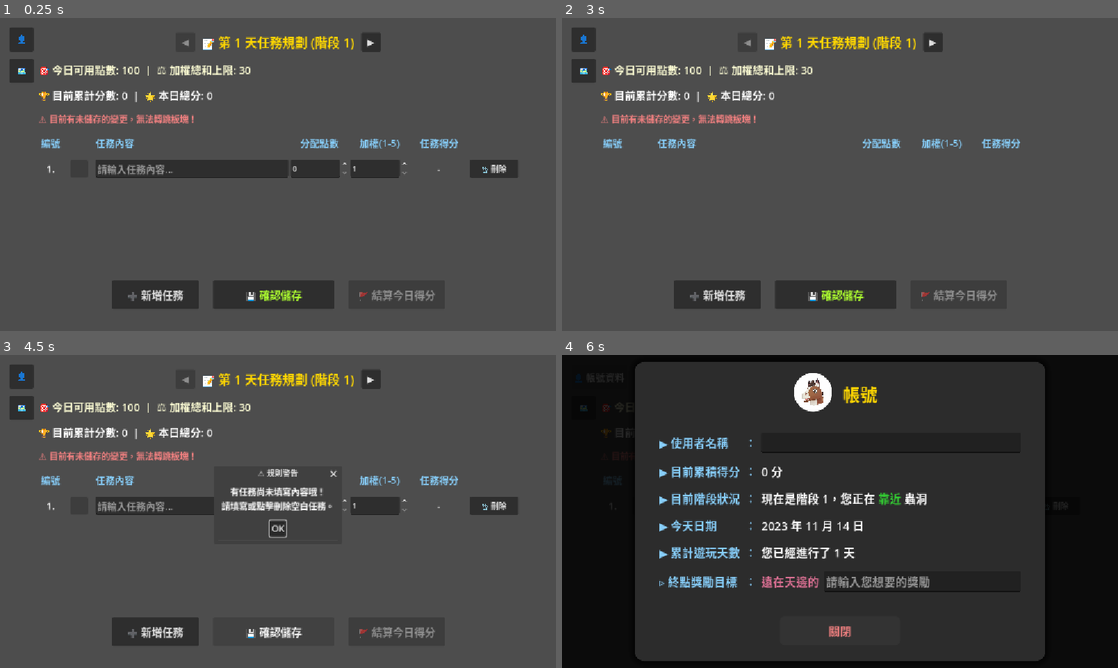
Above: before the commit, frames 1-4 (two rows, left to right).
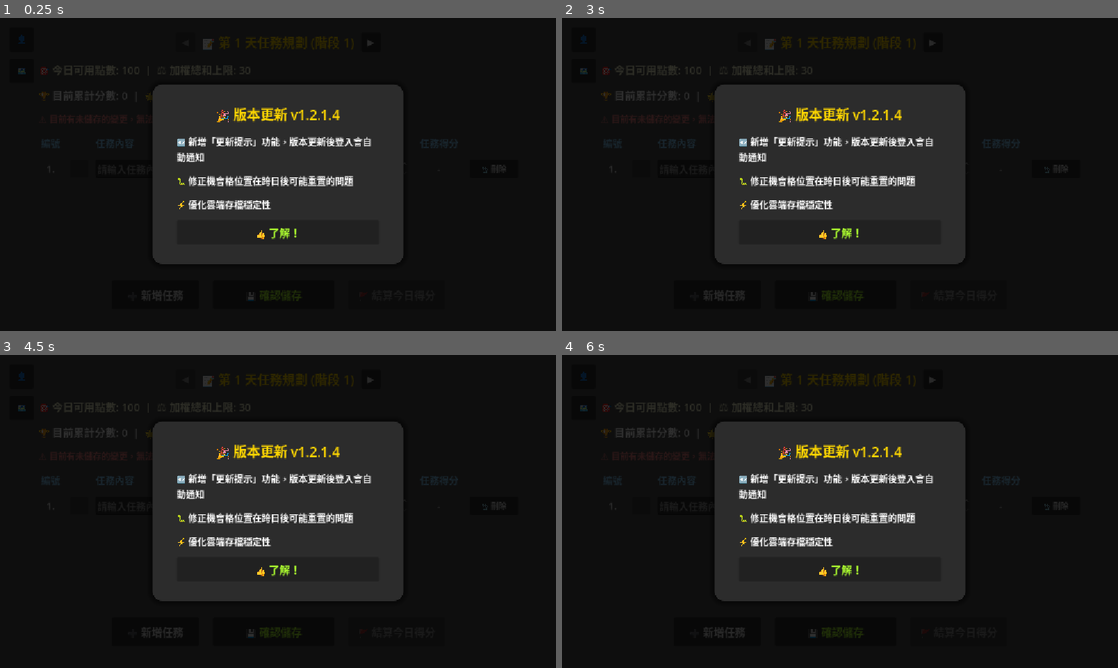
Above: after the commit, the same moments.

Repository: mirloss695/todo-monopoly
Game: Godot game, scene res://main.tscn
Two runs of this game, one before a commit and one after it. Both use one fixed random seed, a clock stepped at 60 frames per second and the inputs below. This scene is started directly instead of the project's main scene.
Inputs (mouse positions are in pixels of both pictures, inside the frame that each line leads up to):
- Up to frame 1 (0.25 s): no input
- Up to frame 2 (3 s): click (756, 168) at 0.52 s; type "12" at 0.6 s; click "▶" at 1.25 s; click (712, 43) at 2 s, where only the run before the commit has a clickable "◀"; click "🗑️ 刪除" at 2.75 s
- Up to frame 3 (4.5 s): click "➕ 新增任務" at 3.5 s; click "💾 確認儲存" at 4.25 s
- Up to frame 4 (6 s): click (840, 530) at 5 s, where only the run before the commit has a clickable "OK"; click "👤" at 5.75 s

The runs differ from the first frame. In frame 1, 97% of the frame differs, in the area x 0-100%, y 0-100%; in frame 2, 100%; in frame 3, 95%; in frame 4, 47%.

Commit message:
新增版本更新提示功能
新增 login/update_notice.gd，玩家登入後會自動檢查是否有未看過的版本公告，若有則彈出更新內容視窗，點「了解」後關閉並記錄已讀，下次登入不再重複顯示。開發者只需修改檔案內的 CURRENT_VERSION 和 CHANGELOG 即可發佈新公告。

同步修改：
save_manager.gd：新增 last_seen_version 變數，並在存檔/讀檔的 _build_save_dict() 和 _apply_save() 中加入該欄位，用於記錄玩家已讀的版本號。
main.gd：在 _ready() 中，先切換到任務規劃頁面再呼叫 await UpdateNotice.new().try_show(self)，確保彈窗背景為任務頁面而非帳號面板。

Bug 修正：彈窗內的確認按鈕使用陣列包裝布林值（var done = [false]），解決 GDScript lambda 無法修改外部值類型變數導致按鈕點擊無反應的問題。

Diff:
--- /dev/null
+++ b/login/update_notice.gd
@@ -0,0 +1,99 @@
+class_name UpdateNotice
+## 版本更新提示視窗
+## 使用方式：await UpdateNotice.new().try_show(host_control)
+## 若玩家已看過此版本的公告則自動跳過
+
+## ── 在這裡編輯版本號與更新內容 ──
+const CURRENT_VERSION = "1.2.1.4"
+const CHANGELOG = [
+	"🆕 新增「更新提示」功能，版本更新後登入會自動通知",
+	"🐛 修正機會格位置在跨日後可能重置的問題",
+	"⚡ 優化雲端存檔穩定性",
+]
+
+## 檢查是否需要顯示，需要則彈窗並等待玩家關閉
+func try_show(host: Control) -> void:
+	var last_seen = SaveManager.last_seen_version
+	if last_seen == CURRENT_VERSION:
+		return  # 已看過，跳過
+
+	# 記錄已讀
+	SaveManager.last_seen_version = CURRENT_VERSION
+
+	await _show_popup(host)
+
+	# 存檔讓下次不再顯示
+	SaveManager.save_to_cloud()
+
+## ── 建構並顯示彈窗 ──
+func _show_popup(host: Control) -> void:
+	var overlay = ColorRect.new()
+	overlay.color = Color(0, 0, 0, 0.82)
+	overlay.set_anchors_preset(Control.PRESET_FULL_RECT)
+	overlay.z_index = 200
+	host.add_child(overlay)
+
+	var center = CenterContainer.new()
+	center.set_anchors_preset(Control.PRESET_FULL_RECT)
+	center.z_index = 201
+	host.add_child(center)
+
+	var panel = PanelContainer.new()
+	var ps = StyleBoxFlat.new()
+	ps.bg_color = Color("#2C2C2C")
+	ps.corner_radius_top_left = 20
+	ps.corner_radius_top_right = 20
+	ps.corner_radius_bottom_left = 20
+	ps.corner_radius_bottom_right = 20
+	ps.shadow_color = Color(0, 0, 0, 0.5)
+	ps.shadow_size = 12
+	panel.add_theme_stylebox_override("panel", ps)
+	center.add_child(panel)
+
+	var pm = MarginContainer.new()
+	pm.add_theme_constant_override("margin_top", 40)
+	pm.add_theme_constant_override("margin_bottom", 40)
+	pm.add_theme_constant_override("margin_left", 50)
+	pm.add_theme_constant_override("margin_right", 50)
+	panel.add_child(pm)
+
+	var vb = VBoxContainer.new()
+	vb.add_theme_constant_override("separation", 20)
+	vb.alignment = BoxContainer.ALIGNMENT_CENTER
+	pm.add_child(vb)
+
+	# 標題
+	var title = Label.new()
+	title.text = "🎉 版本更新 v%s" % CURRENT_VERSION
+	title.horizontal_alignment = HORIZONTAL_ALIGNMENT_CENTER
+	title.add_theme_font_size_override("font_size", 28)
+	title.set("theme_override_colors/font_color", Color.GOLD)
+	vb.add_child(title)
+
+	# 更新內容
+	for line in CHANGELOG:
+		var lbl = Label.new()
+		lbl.text = line
+		lbl.add_theme_font_size_override("font_size", 19)
+		lbl.set("theme_override_colors/font_color", Color.WHITE)
+		lbl.autowrap_mode = TextServer.AUTOWRAP_WORD_SMART
+		lbl.custom_minimum_size = Vector2(420, 0)
+		vb.add_child(lbl)
+
+	# 確認按鈕
+	var ok_btn = Button.new()
+	ok_btn.text = "👍 了解！"
+	ok_btn.custom_minimum_size = Vector2(180, 50)
+	ok_btn.add_theme_font_size_override("font_size", 22)
+	ok_btn.set("theme_override_colors/font_color", Color.GREEN_YELLOW)
+	ok_btn.mouse_default_cursor_shape = Control.CURSOR_POINTING_HAND
+	vb.add_child(ok_btn)
+
+	# 等待點擊
+	var done = [false]
+	ok_btn.pressed.connect(func(): done[0] = true)
+	while not done[0]:
+		await host.get_tree().process_frame
+
+	overlay.queue_free()
+	center.queue_free()
--- a/main.gd
+++ b/main.gd
@@ -35,6 +35,7 @@
 	map_board.hide()
 	profile_board.hide()
 	todo_board.show()
+	await UpdateNotice.new().try_show(self)
 
 	# 🛠️ 作弊面板（F12 開關）
 	cheat_panel = CheatPanel.new()
--- a/save_manager.gd
+++ b/save_manager.gd
@@ -26,6 +26,7 @@
 var is_day_finished: bool = false   # 是否已按「結算今日得分」
 var next_day_tasks: Array = []
 var is_next_day_locked: bool = false
+var last_seen_version: String = ""
 var today_total_score: int = 0      # 當天累計得分
 # ==========================================
 # 🔑 Session Token
@@ -139,6 +140,7 @@
 		"today_total_score":  today_total_score,
 		"next_day_tasks":      next_day_tasks,
 		"is_next_day_locked":  is_next_day_locked,
+		"last_seen_version":   last_seen_version,
 	}
 
 func _apply_save(data: Dictionary) -> void:
@@ -168,3 +170,4 @@
 	today_total_score  = int(data.get("today_total_score", 0))
 	next_day_tasks     = data.get("next_day_tasks", [])
 	is_next_day_locked = data.get("is_next_day_locked", false)
+	last_seen_version       = data.get("last_seen_version", "")
Not shown, added: login/update_notice.gd.uid
